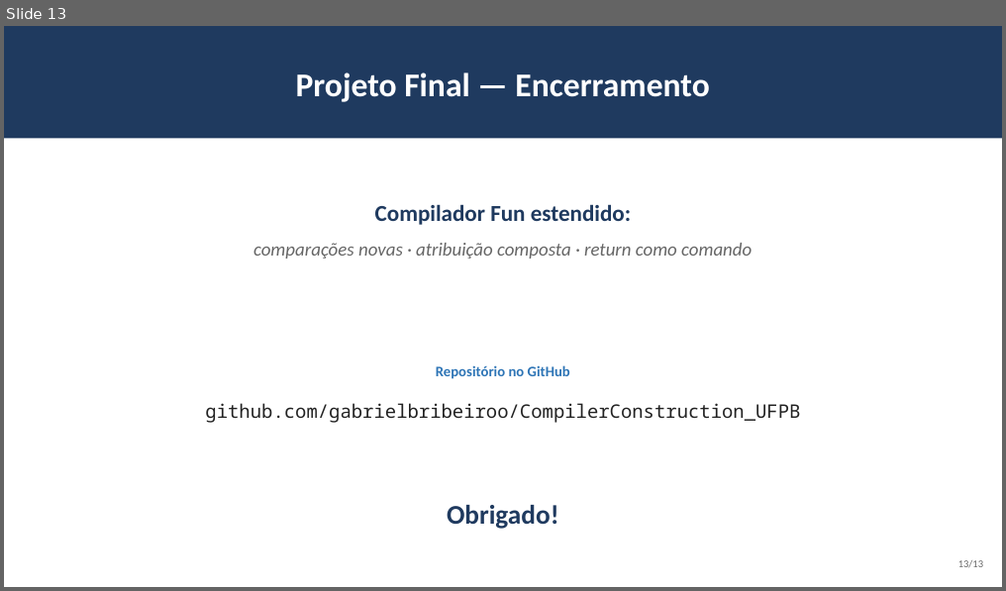
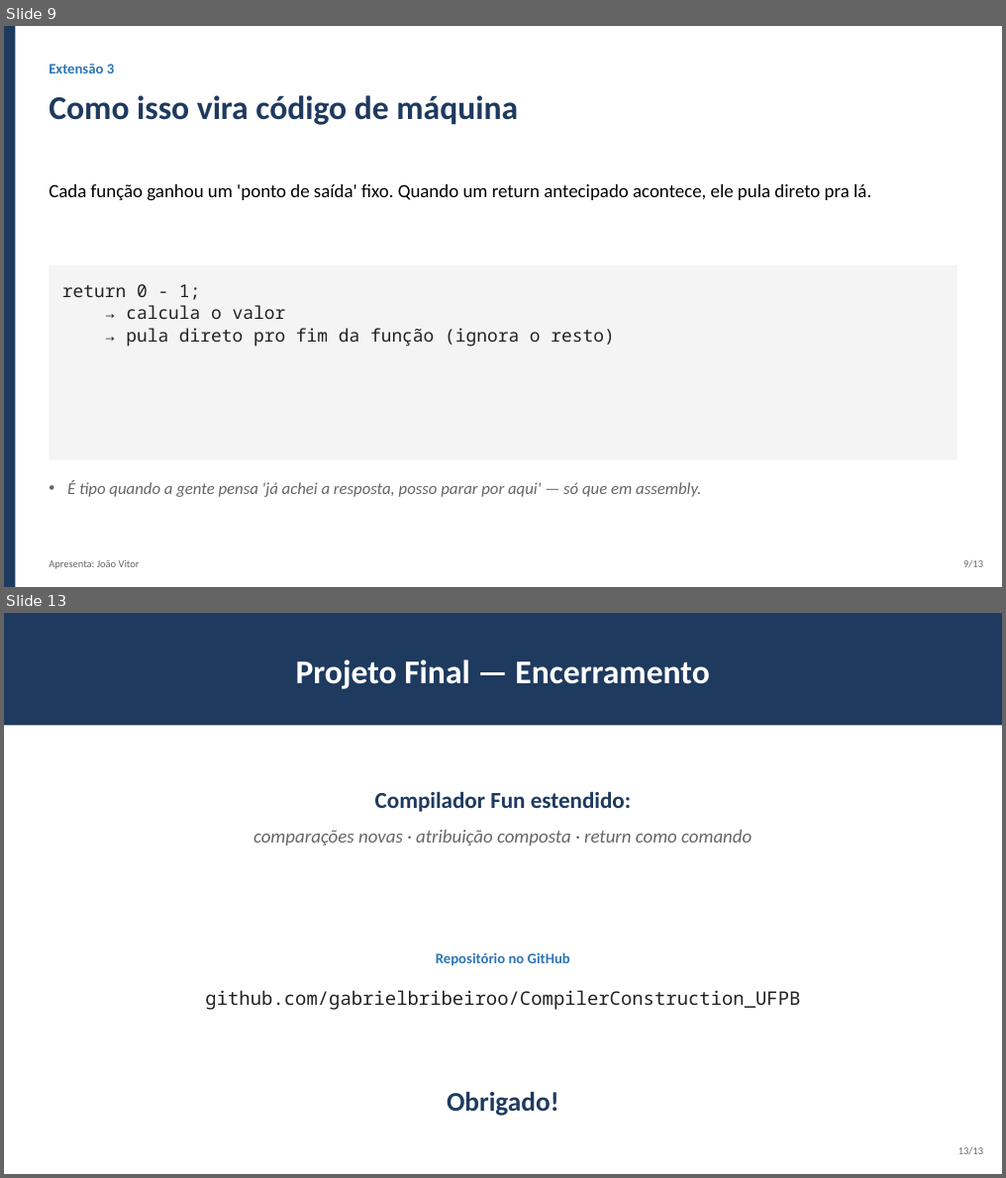
Before and after one commit to gabrielbribeiroo/CompilerConstruction_UFPB, a slide deck: apresentacao-projeto-final/apresentacao.pptx. Shown one above the other, each under a label of ours: slide 13 before the commit, slides 9 and 13 after it; the slides between them are not shown. The pictures are 1006x591 and 1006x1178 pixels, drawn with LibreOffice and Linux fonts; fonts in the diff are those of the drawing. Boxes give left, top, right and bottom in pixels: in the first picture for what was removed or moved away, otherwise in the second. Text is boxed around its words. In the diff, an @@ line names an element or a change of style, - is before the commit and + after.

Commit message:
docs(projeto-final): deixa o roteiro mais humano e focado nas extensoes
Reescreve as falas do roteiro num tom de conversa, sem jargao tecnico
sem explicacao, e ajusta os slides pra combinar (menos codigo/BNF,
mais exemplos do tipo "antes e depois" mostrando o que cada extensao
muda na pratica).

```diff
--- a/apresentacao-projeto-final/apresentacao.pptx
+++ b/apresentacao-projeto-final/apresentacao.pptx
@@ slide 9 added at box(4, 26, 1002, 587), background #FFFFFF @@
@@ rectangle added at box(4, 26, 15, 587), fill #1F3A5F @@
@@ text added at box(49, 64, 114, 74), 14 pt, text #2E75B6, bold @@
+Extensão 3
@@ text added at box(49, 95, 518, 125), 32 pt, text #1F3A5F, bold @@
+Como isso vira código de máquina
@@ text added at box(49, 184, 871, 201), 18 pt, text #000000 @@
+Cada função ganhou um 'ponto de saída' fixo. Quando um return antecipado acontece, ele pula direto pra lá.
@@ rectangle added at box(49, 266, 957, 461), fill #F4F4F4 @@
@@ text added at box(62, 284, 614, 347), 17 pt, text #222222 @@
+return 0 - 1;
+→ calcula o valor
+→ pula direto pro fim da função (ignora o resto)
@@ text added at box(67, 480, 701, 497), 16 pt, text #666666, italic @@
+• É tipo quando a gente pensa 'já achei a resposta, posso parar por aqui' — só que em assembly.
@@ text added at box(49, 561, 140, 570), 10 pt, text #666666 @@
+Apresenta: João Vitor
@@ text added at box(963, 561, 983, 569), 10 pt, text #666666 @@
+9/13
```
Also in this commit, not shown: 6 slides changed, 4 other slides added, 5 slides removed, 2 other files.
